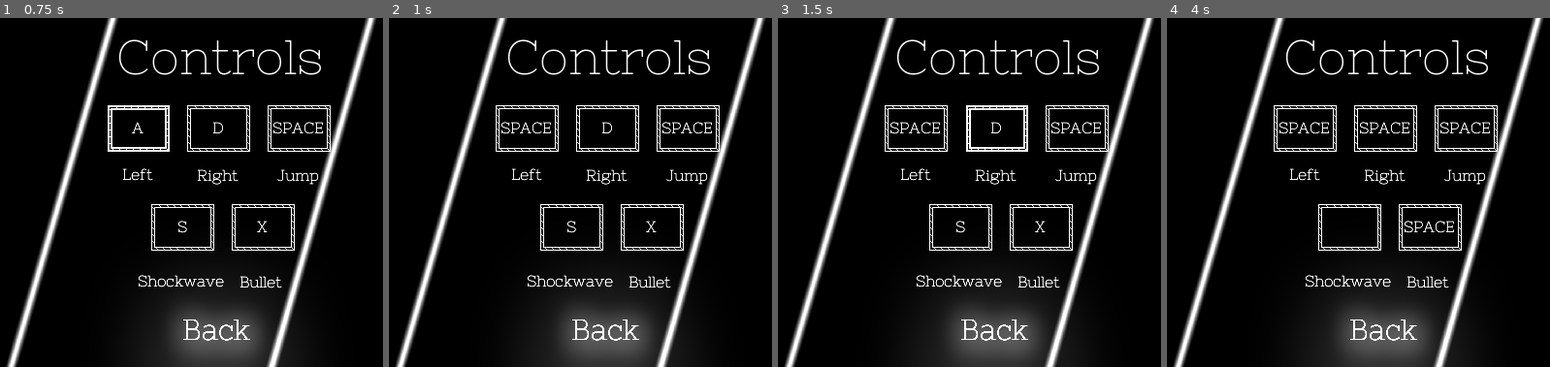
Above: before the commit, frames 1-4 (left to right).
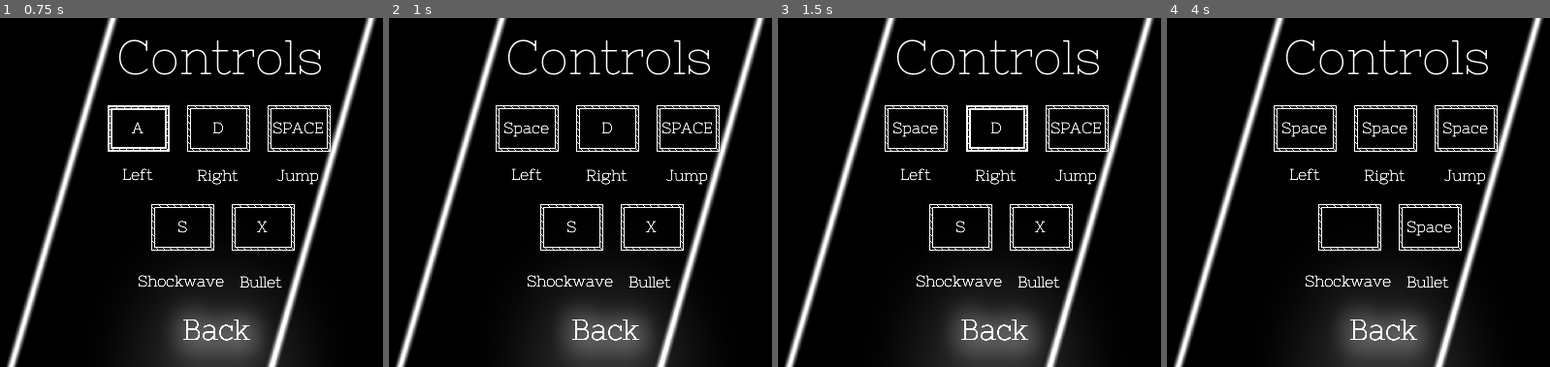
Above: after the commit, the same moments.

Repository: epimetheusgames/EyeSore
Game: Godot game, scene res://ControlsMenu.tscn
Same seed, same stepped clock (60 frames per second), same inputs: the game is played once before the commit and once after it. This scene is started directly instead of the project's main scene.
Inputs (mouse positions are in pixels of both pictures, inside the frame that each line leads up to):
- Up to frame 1 (0.75 s): tap Enter (ui_accept) at 0.5 s; move the mouse to (137, 129) at 0.52 s; hold D (movement_right) from 0.53 s (still down); click (137, 129) at 0.6 s
- Up to frame 2 (1 s): keep holding D (movement_right); tap Space (movement_jump) at 0.77 s; right-click (526, 129) at 0.8 s
- Up to frame 3 (1.5 s): keep holding D (movement_right); tap Space (movement_jump) at 1.07 s; tap Enter (ui_accept) at 1.25 s; move the mouse to (996, 129) at 1.27 s; right-click (996, 129) at 1.35 s; click (996, 129) at 1.42 s
- Up to frame 4 (4 s): tap Space (movement_jump) at 1.52, 1.82, 2.3, 2.85, 3.02, 3.32, 3.77 s; tap Enter (ui_accept) at 1.55, 2, 2.1, 2.75, 3.5 s; move the mouse to (1465, 129) at 2.02 s; release D (movement_right) at 2.03 s; hold A (movement_left) 2.03-2.78 s; click (1465, 129) at 2.17 s; move the mouse to (1350, 227) at 2.77 s; hold D (movement_right) from 2.78 s (still down); click (1350, 227) at 3.05 s; move the mouse to (1431, 227) at 3.52 s; click (1431, 227) at 3.6 s; right-click (1431, 227) at 3.8 s

Frame 1 is identical in both runs. In frame 2, 0.3% of the frame differs, in the area x 29-43%, y 29-35%; in frame 3, 0.3%; in frame 4, 1.0%, in the area x 29-85%, y 29-63%.
Error in both runs: Invalid call. Nonexistent function 'Open_Options_Menu' in base 'Viewport'. (res://ControlsMenu.gd:7)

Commit message:
Made improvements to keybinds, soon they will actually do something

Diff:
--- a/OGPC_Project_Native_Directory/KeybindSelector.gd
+++ b/OGPC_Project_Native_Directory/KeybindSelector.gd
@@ -6,9 +6,8 @@
 func _input(event):
 	if event is InputEventKey and selected:
 		keybind = PoolByteArray([event.unicode]).get_string_from_utf8().capitalize()
+		keybind = OS.get_scancode_string(event.unicode)
 		selected = false
-		if event.unicode == 32:
-			keybind = "SPACE"
 	# Add edge cases for controllers
 
 func _ready():
--- a/OGPC_Project_Native_Directory/KeybindSelector.tscn
+++ b/OGPC_Project_Native_Directory/KeybindSelector.tscn
@@ -35,7 +35,6 @@
 valign = 1
 autowrap = true
 clip_text = true
-percent_visible = -1.0
 
 [node name="OgpcMainMenuKeybindSelectorSelected" type="Sprite" parent="."]
 position = Vector2( 33, 24 )
--- a/OGPC_Project_Native_Directory/MenuOptions.gd
+++ b/OGPC_Project_Native_Directory/MenuOptions.gd
@@ -39,6 +39,7 @@
 			var level_path = $Load_Functionality.levels[data[0]]
 			var level = load(level_path).instance()
 			level.set_player_spawnpoint_and_position(data[1], data[2], data[3])
+			$Load_Functionality.set_keybinds(data[4]) # Change this when making save-unspecific keybinds
 			get_parent().Open_Other(self, level, true)
 		if selected == 2:
 			get_parent().Open_Options_Menu(self)
--- a/OGPC_Project_Native_Directory/Player.tscn
+++ b/OGPC_Project_Native_Directory/Player.tscn
@@ -21,120 +21,10 @@
 atlas = ExtResource( 6 )
 region = Rect2( 192, 0, 16, 16 )
 
-[sub_resource type="AtlasTexture" id=56]
-flags = 1
-atlas = ExtResource( 6 )
-region = Rect2( 16, 0, 16, 16 )
-
-[sub_resource type="AtlasTexture" id=57]
-flags = 1
-atlas = ExtResource( 6 )
-region = Rect2( 32, 0, 16, 16 )
-
-[sub_resource type="AtlasTexture" id=58]
-flags = 1
-atlas = ExtResource( 6 )
-region = Rect2( 48, 0, 16, 16 )
-
-[sub_resource type="AtlasTexture" id=59]
-flags = 1
-atlas = ExtResource( 6 )
-region = Rect2( 64, 0, 16, 16 )
-
-[sub_resource type="AtlasTexture" id=60]
-flags = 1
-atlas = ExtResource( 6 )
-region = Rect2( 80, 0, 16, 16 )
-
-[sub_resource type="AtlasTexture" id=61]
+[sub_resource type="AtlasTexture" id=85]
 flags = 1
 atlas = ExtResource( 6 )
 region = Rect2( 96, 0, 16, 16 )
-
-[sub_resource type="AtlasTexture" id=62]
-flags = 1
-atlas = ExtResource( 6 )
-region = Rect2( 112, 0, 16, 16 )
-
-[sub_resource type="AtlasTexture" id=63]
-flags = 1
-atlas = ExtResource( 6 )
-region = Rect2( 128, 0, 16, 16 )
-
-[sub_resource type="AtlasTexture" id=64]
-flags = 1
-atlas = ExtResource( 6 )
-region = Rect2( 144, 0, 16, 16 )
-
-[sub_resource type="AtlasTexture" id=65]
-flags = 1
-atlas = ExtResource( 6 )
-region = Rect2( 160, 0, 16, 16 )
-
-[sub_resource type="AtlasTexture" id=66]
-flags = 1
-atlas = ExtResource( 6 )
-region = Rect2( 176, 0, 16, 16 )
-
-[sub_resource type="AtlasTexture" id=85]
-flags = 1
-atlas = ExtResource( 6 )
-region = Rect2( 96, 0, 16, 16 )
-
-[sub_resource type="AtlasTexture" id=67]
-flags = 1
-atlas = ExtResource( 7 )
-region = Rect2( 352, 0, 16, 16 )
-
-[sub_resource type="AtlasTexture" id=68]
-flags = 1
-atlas = ExtResource( 7 )
-region = Rect2( 336, 0, 16, 16 )
-
-[sub_resource type="AtlasTexture" id=69]
-flags = 1
-atlas = ExtResource( 7 )
-region = Rect2( 320, 0, 16, 16 )
-
-[sub_resource type="AtlasTexture" id=70]
-flags = 1
-atlas = ExtResource( 7 )
-region = Rect2( 304, 0, 16, 16 )
-
-[sub_resource type="AtlasTexture" id=71]
-flags = 1
-atlas = ExtResource( 7 )
-region = Rect2( 288, 0, 16, 16 )
-
-[sub_resource type="AtlasTexture" id=72]
-flags = 1
-atlas = ExtResource( 7 )
-region = Rect2( 272, 0, 16, 16 )
-
-[sub_resource type="AtlasTexture" id=73]
-flags = 1
-atlas = ExtResource( 7 )
-region = Rect2( 256, 0, 16, 16 )
-
-[sub_resource type="AtlasTexture" id=74]
-flags = 1
-atlas = ExtResource( 7 )
-region = Rect2( 240, 0, 16, 16 )
-
-[sub_resource type="AtlasTexture" id=75]
-flags = 1
-atlas = ExtResource( 7 )
-region = Rect2( 224, 0, 16, 16 )
-
-[sub_resource type="AtlasTexture" id=76]
-flags = 1
-atlas = ExtResource( 7 )
-region = Rect2( 208, 0, 16, 16 )
-
-[sub_resource type="AtlasTexture" id=77]
-flags = 1
-atlas = ExtResource( 7 )
-region = Rect2( 192, 0, 16, 16 )
 
 [sub_resource type="AtlasTexture" id=78]
 flags = 1
@@ -180,6 +70,116 @@
 flags = 1
 atlas = ExtResource( 12 )
 region = Rect2( 80, 0, 16, 16 )
+
+[sub_resource type="AtlasTexture" id=67]
+flags = 1
+atlas = ExtResource( 7 )
+region = Rect2( 352, 0, 16, 16 )
+
+[sub_resource type="AtlasTexture" id=68]
+flags = 1
+atlas = ExtResource( 7 )
+region = Rect2( 336, 0, 16, 16 )
+
+[sub_resource type="AtlasTexture" id=69]
+flags = 1
+atlas = ExtResource( 7 )
+region = Rect2( 320, 0, 16, 16 )
+
+[sub_resource type="AtlasTexture" id=70]
+flags = 1
+atlas = ExtResource( 7 )
+region = Rect2( 304, 0, 16, 16 )
+
+[sub_resource type="AtlasTexture" id=71]
+flags = 1
+atlas = ExtResource( 7 )
+region = Rect2( 288, 0, 16, 16 )
+
+[sub_resource type="AtlasTexture" id=72]
+flags = 1
+atlas = ExtResource( 7 )
+region = Rect2( 272, 0, 16, 16 )
+
+[sub_resource type="AtlasTexture" id=73]
+flags = 1
+atlas = ExtResource( 7 )
+region = Rect2( 256, 0, 16, 16 )
+
+[sub_resource type="AtlasTexture" id=74]
+flags = 1
+atlas = ExtResource( 7 )
+region = Rect2( 240, 0, 16, 16 )
+
+[sub_resource type="AtlasTexture" id=75]
+flags = 1
+atlas = ExtResource( 7 )
+region = Rect2( 224, 0, 16, 16 )
+
+[sub_resource type="AtlasTexture" id=76]
+flags = 1
+atlas = ExtResource( 7 )
+region = Rect2( 208, 0, 16, 16 )
+
+[sub_resource type="AtlasTexture" id=77]
+flags = 1
+atlas = ExtResource( 7 )
+region = Rect2( 192, 0, 16, 16 )
+
+[sub_resource type="AtlasTexture" id=56]
+flags = 1
+atlas = ExtResource( 6 )
+region = Rect2( 16, 0, 16, 16 )
+
+[sub_resource type="AtlasTexture" id=57]
+flags = 1
+atlas = ExtResource( 6 )
+region = Rect2( 32, 0, 16, 16 )
+
+[sub_resource type="AtlasTexture" id=58]
+flags = 1
+atlas = ExtResource( 6 )
+region = Rect2( 48, 0, 16, 16 )
+
+[sub_resource type="AtlasTexture" id=59]
+flags = 1
+atlas = ExtResource( 6 )
+region = Rect2( 64, 0, 16, 16 )
+
+[sub_resource type="AtlasTexture" id=60]
+flags = 1
+atlas = ExtResource( 6 )
+region = Rect2( 80, 0, 16, 16 )
+
+[sub_resource type="AtlasTexture" id=61]
+flags = 1
+atlas = ExtResource( 6 )
+region = Rect2( 96, 0, 16, 16 )
+
+[sub_resource type="AtlasTexture" id=62]
+flags = 1
+atlas = ExtResource( 6 )
+region = Rect2( 112, 0, 16, 16 )
+
+[sub_resource type="AtlasTexture" id=63]
+flags = 1
+atlas = ExtResource( 6 )
+region = Rect2( 128, 0, 16, 16 )
+
+[sub_resource type="AtlasTexture" id=64]
+flags = 1
+atlas = ExtResource( 6 )
+region = Rect2( 144, 0, 16, 16 )
+
+[sub_resource type="AtlasTexture" id=65]
+flags = 1
+atlas = ExtResource( 6 )
+region = Rect2( 160, 0, 16, 16 )
+
+[sub_resource type="AtlasTexture" id=66]
+flags = 1
+atlas = ExtResource( 6 )
+region = Rect2( 176, 0, 16, 16 )
 
 [sub_resource type="SpriteFrames" id=1]
 animations = [ {
@@ -188,20 +188,10 @@
 "name": "Idle_Left",
 "speed": 5.0
 }, {
-"frames": [ SubResource( 56 ), SubResource( 57 ), SubResource( 58 ), SubResource( 59 ), SubResource( 60 ), SubResource( 61 ), SubResource( 62 ), SubResource( 63 ), SubResource( 64 ), SubResource( 65 ), SubResource( 66 ) ],
-"loop": true,
-"name": "Walking_Right",
-"speed": 14.0
-}, {
 "frames": [ SubResource( 85 ) ],
 "loop": true,
 "name": "Idle_Right",
 "speed": 5.0
-}, {
-"frames": [ SubResource( 67 ), SubResource( 68 ), SubResource( 69 ), SubResource( 70 ), SubResource( 71 ), SubResource( 72 ), SubResource( 73 ), SubResource( 74 ), SubResource( 75 ), SubResource( 76 ), SubResource( 77 ) ],
-"loop": true,
-"name": "Walking_Left",
-"speed": 14.0
 }, {
 "frames": [ SubResource( 78 ), SubResource( 79 ), SubResource( 80 ) ],
 "loop": false,
@@ -217,6 +207,16 @@
 "loop": false,
 "name": "Jumping_Right",
 "speed": 15.0
+}, {
+"frames": [ SubResource( 67 ), SubResource( 68 ), SubResource( 69 ), SubResource( 70 ), SubResource( 71 ), SubResource( 72 ), SubResource( 73 ), SubResource( 74 ), SubResource( 75 ), SubResource( 76 ), SubResource( 77 ) ],
+"loop": true,
+"name": "Walking_Left",
+"speed": 14.0
+}, {
+"frames": [ SubResource( 56 ), SubResource( 57 ), SubResource( 58 ), SubResource( 59 ), SubResource( 60 ), SubResource( 61 ), SubResource( 62 ), SubResource( 63 ), SubResource( 64 ), SubResource( 65 ), SubResource( 66 ) ],
+"loop": true,
+"name": "Walking_Right",
+"speed": 14.0
 } ]
 
 [node name="Player_Body" type="KinematicBody2D"]
--- a/OGPC_Project_Native_Directory/Save_Data.gd
+++ b/OGPC_Project_Native_Directory/Save_Data.gd
@@ -130,6 +130,31 @@
 	timer.wait_time = 1
 	add_child(timer)
 
+func set_keybinds(keybinds): # Sets all keybinds to what is in data
+	delete_old_keys(keybinds)
+	set_specific_keybind("movement_left", keybinds["left"])
+	set_specific_keybind("movement_right", keybinds["right"])
+	set_specific_keybind("movement_jump", keybinds["jump"])
+	set_specific_keybind("Shoot_Normal_Bullet", keybinds["bullet"])
+	set_specific_keybind("Shoot_Shockwave_Bullet", keybinds["shockwave"])
+
+func set_specific_keybind(action, keybind): # Sets a specific keybind
+	var key = InputEventKey.new()
+	key.scancode = int(keybind)
+	InputMap.action_add_event(action, key)
+
+func delete_old_keys(keybinds):
+	delete_specific_keybind("movement_left", keybinds["left"])
+	delete_specific_keybind("movement_right", keybinds["right"])
+	delete_specific_keybind("movement_jump", keybinds["jump"])
+	delete_specific_keybind("Shoot_Normal_Bullet", keybinds["bullet"])
+	delete_specific_keybind("Shoot_Shockwave_Bullet", keybinds["shockwave"])
+
+func delete_specific_keybind(action, keybind):
+	var key = InputEventKey.new()
+	key.scancode = int(keybind)
+	InputMap.action_erase_event(action, key)
+
 func _process(delta):
 	if $Timer.time_left <= 0 and get_parent().get_parent().name != "MainMenu":
 		$Timer.start()
